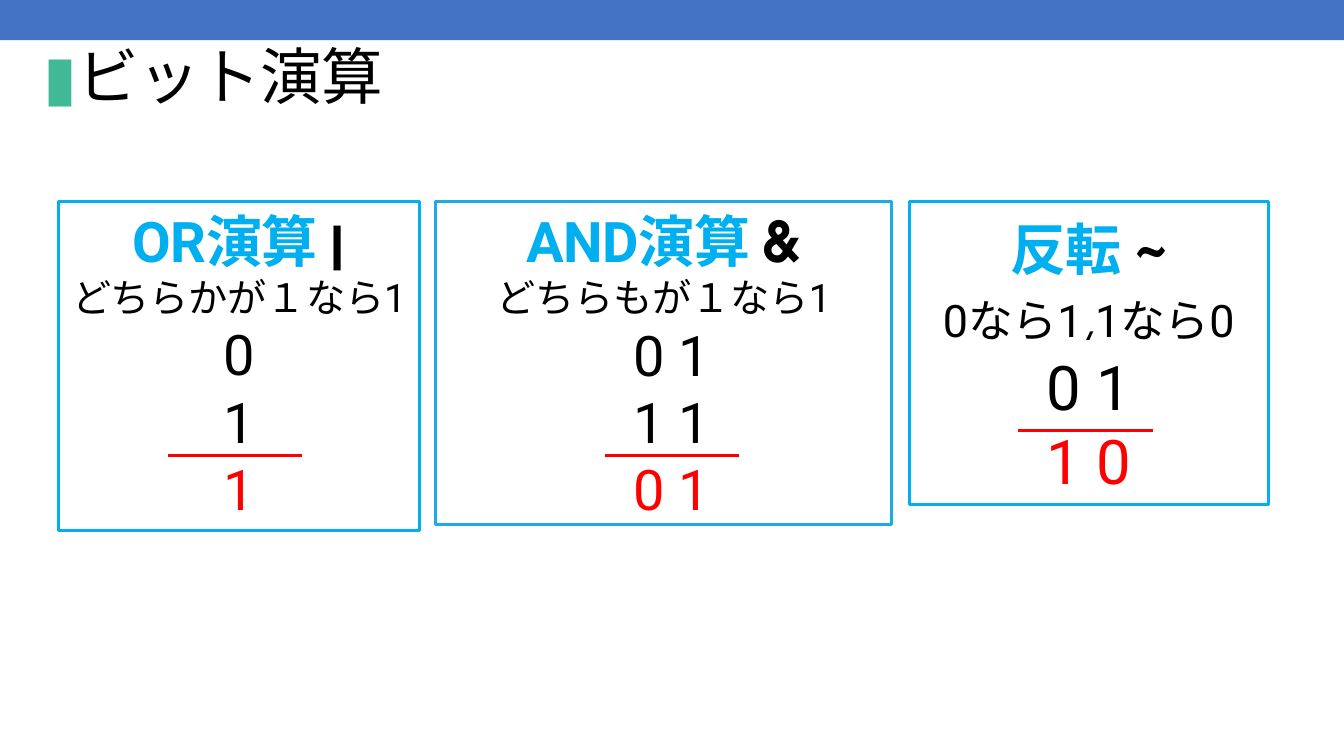
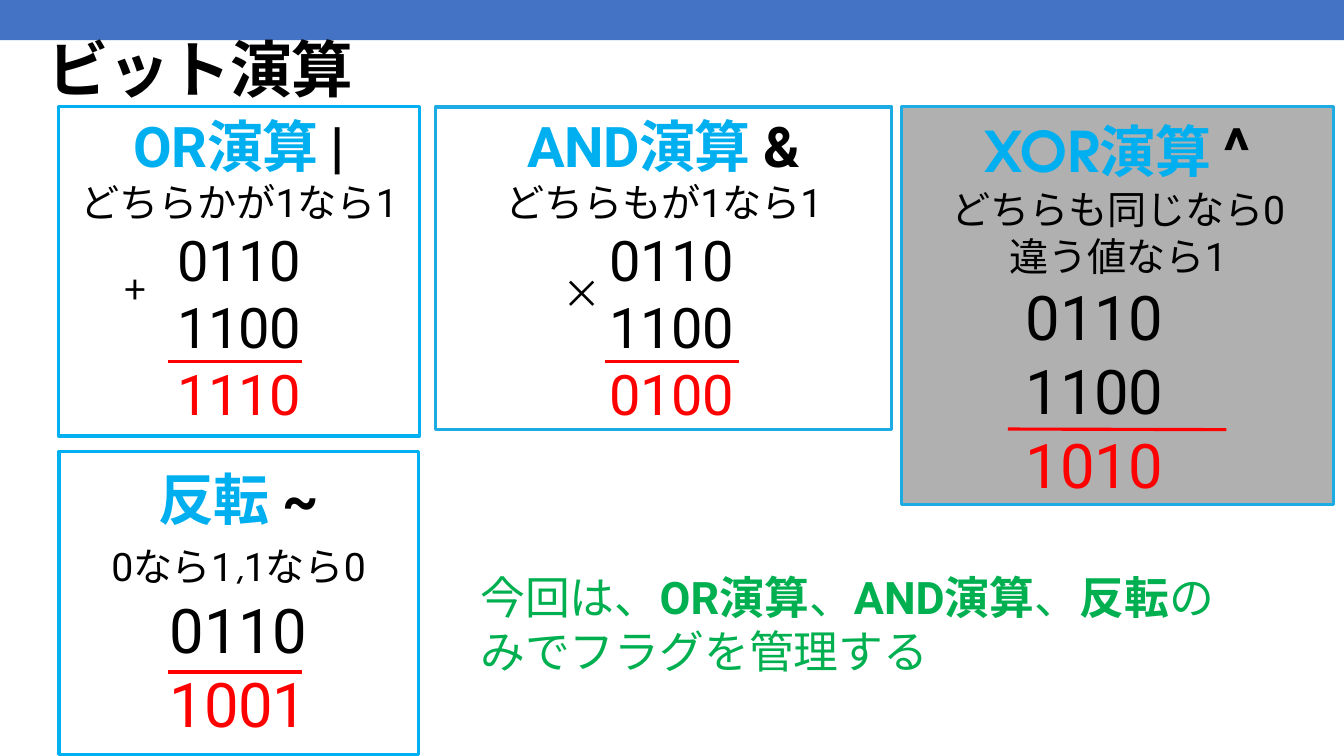
Before and after one commit to kic-murata/cpp2025, a slide deck: slide 10 of 授業資料/授業資料：ビット処理.pptx (slide 9 before the commit). Drawn at 1344x756 pixels with LibreOffice and Linux fonts; fonts in the diff are those of the drawing. Boxes give left, top, right and bottom in pixels: in the first picture for what was removed or moved away, otherwise in the second. Text is boxed around its words. In the diff, an @@ line names an element or a change of style, - is before the commit and + after.

```diff
--- a/授業資料/授業資料：ビット処理.pptx
+++ b/授業資料/授業資料：ビット処理.pptx
@@ title at bbox=[48, 29, 353, 108]: text changed; bold on @@
-▮ビット演算
+ビット演算
@@ text in rectangle at bbox=[133, 119, 318, 172]: font TeX Gyre Adventor to Roboto in "|" @@
@@ text in rectangle at bbox=[527, 119, 751, 172]: font TeX Gyre Adventor to Roboto in "&" @@
@@ rectangle added at bbox=[902, 107, 1334, 504], fill #000000 at 31% opacity, outline #A5A5A5 0.5 pt @@
@@ rectangle added at bbox=[902, 107, 1334, 505], outline #1CACE3 2.25 pt, 28 pt, text #000000 @@
+XOR演算 ^
+どちらも同じなら0違う値なら1
+0110
+1100
+1010
@@ text in rectangle at bbox=[81, 184, 398, 416]: text changed; size 28 to 40 pt; font Noto Sans CJK JP to Roboto @@
-どちらかが１なら1
-0
-1
-1
+どちらかが1なら1
+0110
+1100
+1110
@@ text in rectangle at bbox=[505, 184, 822, 429]: text changed; size 28 to 40 pt @@
-どちらもが１なら1
-0 1
-1 1
-0 1
+どちらもが1なら1
+0110
+1100
+0100
@@ text added at bbox=[114, 260, 167, 318], 28 pt, text #000000 @@
++
@@ text added at bbox=[553, 264, 606, 322], 28 pt, text #000000 @@
+×
@@ 2 rectangles, 2 lines: place and size @@
-2 rectangles, 2 lines at bbox=[58, 202, 891, 531]
+2 rectangles, 2 lines at bbox=[58, 107, 891, 437]
@@ line added from (1008, 430) to (1227, 430), #FF0000 2.25 pt @@
@@ rectangle "反転 ~": place and size @@
-rectangle "反転 ~" at bbox=[909, 202, 1268, 505]
+rectangle "反転 ~" at bbox=[58, 452, 417, 755]
@@ text in rectangle at bbox=[111, 472, 365, 584]: font TeX Gyre Adventor to Roboto in "~"; size 32 to 28 pt in "0なら1,1なら0" @@
@@ text added at bbox=[480, 575, 1214, 672], 32 pt, text #00B050 @@
+今回は、OR演算、AND演算、反転のみでフラグを管理する
@@ text in rectangle at bbox=[170, 608, 308, 728]: text changed @@
-0 1
-1 0
+0110
+1001
@@ line moved from (1018, 431) - (1153, 431) to (168, 673) - (302, 673) @@
```
Also in this commit, not shown: 12 other slides changed, 12 slides added, 4 other files.
